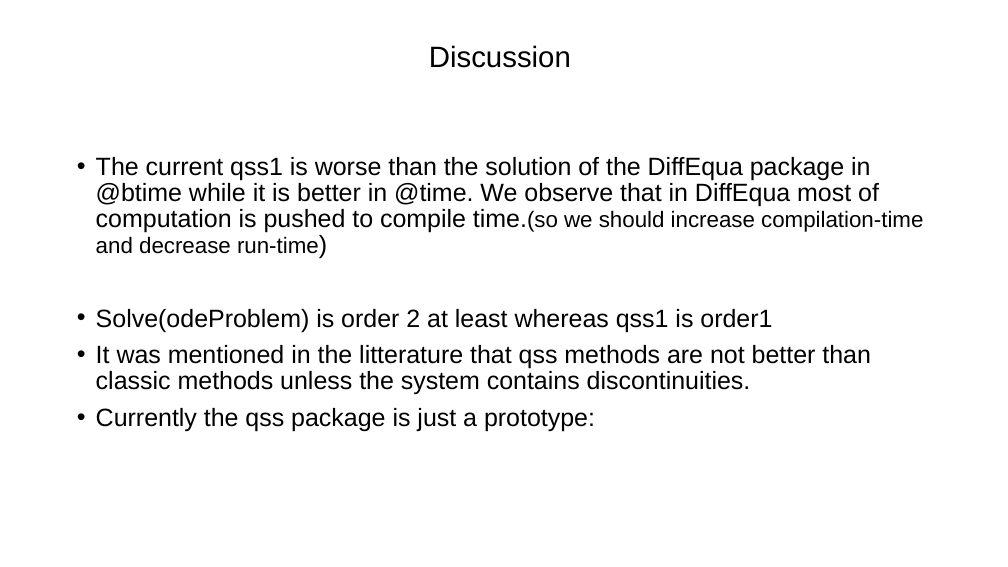
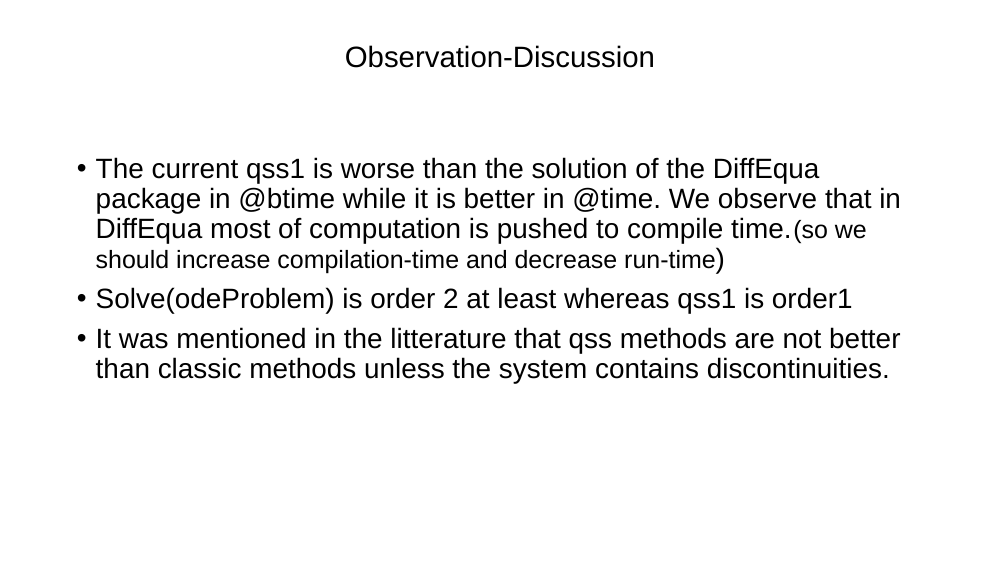
Before and after one commit to mongibellili/QSSolver, a slide deck: slide 9 of experiments/QSS1vsDefaultDifferentialEquations.pptx. Drawn at 1008x567 pixels with LibreOffice and Linux fonts; fonts in the diff are those of the drawing. Boxes give left, top, right and bottom in pixels: in the first picture for what was removed or moved away, otherwise in the second. Text is boxed around its words. In the diff, an @@ line names an element or a change of style, - is before the commit and + after.

```diff
--- a/experiments/QSS1vsDefaultDifferentialEquations.pptx
+++ b/experiments/QSS1vsDefaultDifferentialEquations.pptx
@@ title at [345,45,655,68]: text changed @@
-Discussion
+Observation-Discussion
@@ text "The current qss1 is worse ..." at [96,157,901,383]: size 23.8 to 26.6 pt in "The current qss1 is worse than the ...", "Solve(odeProblem) is order 2 at least whereas ...", "It was mentioned in the litterature that ..."; size 21.2 to 23.8 pt in "time.(so we should increase compilation-time and decrease ..."; line spacing 0.87 to 0.89 @@
@@ text at [96,408,595,432]: paragraph removed @@
-• Currently the qss package is just a prototype:
```
Also in this commit, not shown: 2 other slides changed, 1 slide added, 1 slide removed.
